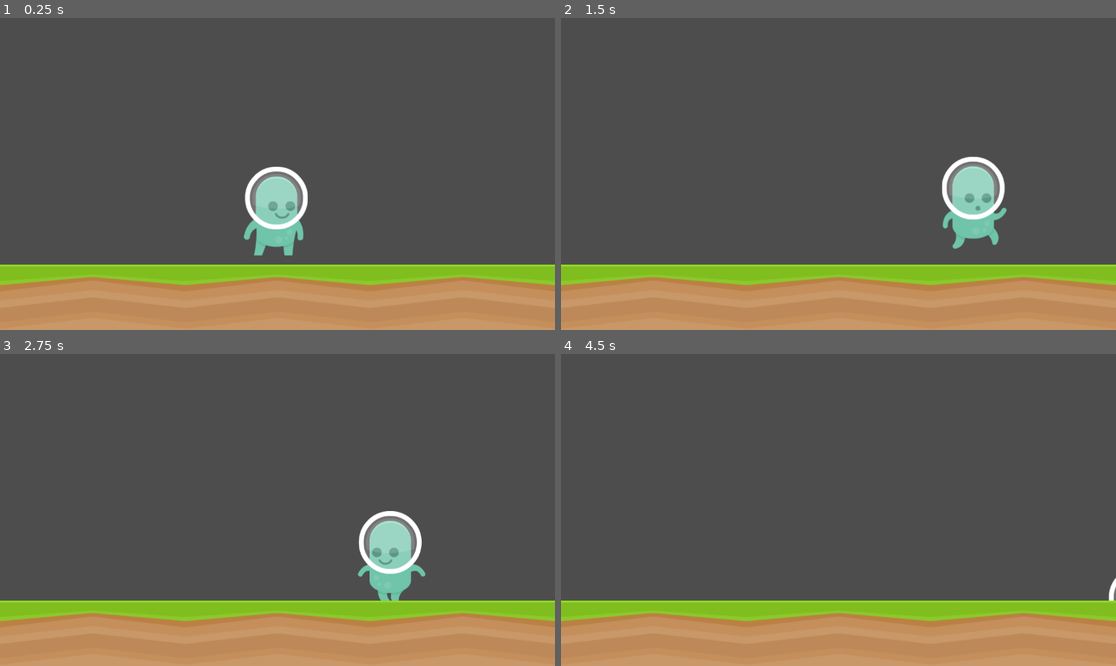
Above: before the commit, frames 1-4 (two rows, left to right).
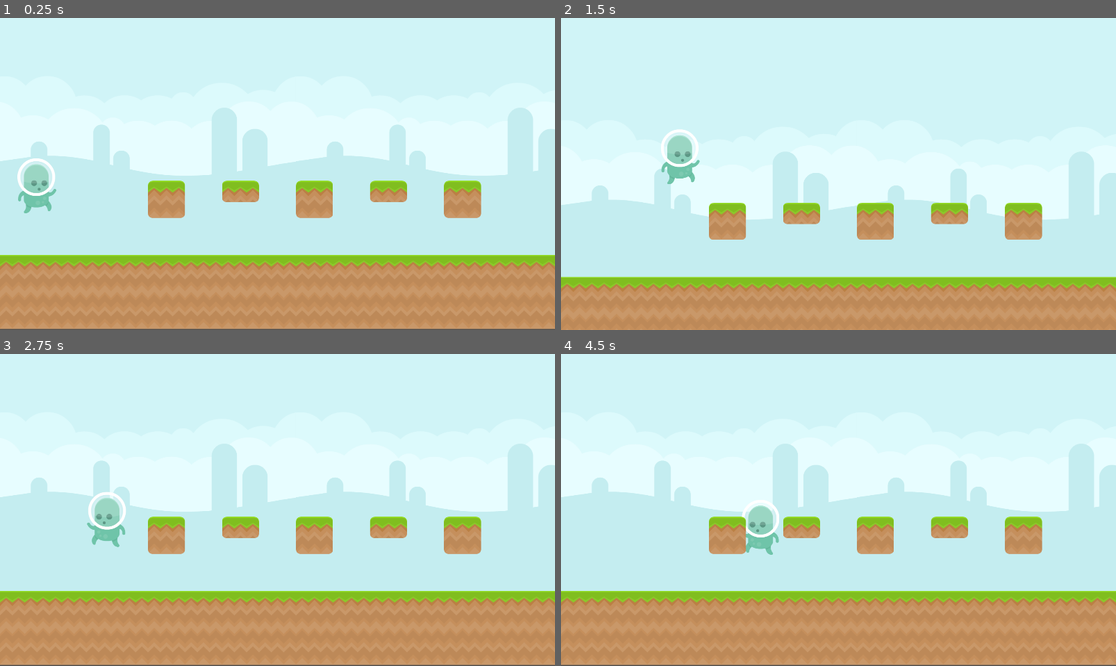
Above: after the commit, the same moments.

Repository: sammiemac/GDC-GodotWorkshop-23
Game: Godot game, scene res://Levels/demo_level.tscn
The game is run twice, just before and just after one commit, with the same random seed, the same clock (stepped at 60 frames per second) and the same inputs. The project has no main scene, so this scene is started directly.
Inputs:
- Up to frame 1 (0.25 s): no input
- Up to frame 2 (1.5 s): hold D (move_right) from 0.53 s (still down); tap Space (move_jump) at 0.77 s
- Up to frame 3 (2.75 s): tap Space (move_jump) at 1.52 s; release D (move_right) at 2.03 s; hold A (move_left) from 2.03 s (still down)
- Up to frame 4 (4.5 s): release A (move_left) at 2.78 s; hold D (move_right) 2.78-4.28 s; tap Space (move_jump) at 3.02, 3.77 s; hold A (move_left) from 4.28 s (still down)

The runs differ from the first frame. In frame 1, 85% of the frame differs, in the area x 0-100%, y 0-100%; in frame 2, 85%; in frame 3, 85%; in frame 4, 85%.

Commit message:
player script

Diff:
--- a/Assets/Player/demo_player.gd
+++ b/Assets/Player/demo_player.gd
@@ -1,14 +1,13 @@
 extends CharacterBody2D
 
-
 const SPEED = 300.0
-const JUMP_VELOCITY = -400.0
+const JUMP_VELOCITY = -800.0
 
 # Get the gravity from the project settings to be synced with RigidBody nodes.
 var gravity = ProjectSettings.get_setting("physics/2d/default_gravity")
 
+func _physics_process(delta):
 
-func _physics_process(delta):
 	# Add the gravity.
 	if not is_on_floor():
 		velocity.y += gravity * delta
@@ -25,10 +24,11 @@
 		$AnimSprite.flip_h = false
 		$AnimSprite.play("walk")
 		if direction < 0: $AnimSprite.flip_h = true
-		if not is_on_floor():
-			$AnimSprite.play("jump")
 	else:
 		velocity.x = move_toward(velocity.x, 0, SPEED)
 		$AnimSprite.play("idle")
 
+	if not is_on_floor():
+		$AnimSprite.play("jump")
+
 	move_and_slide()
--- a/Assets/Player/demo_player.tscn
+++ b/Assets/Player/demo_player.tscn
@@ -41,6 +41,7 @@
 height = 176.0
 
 [node name="DemoPlayer" type="CharacterBody2D"]
+collision_mask = 15
 script = ExtResource("1_e1ktb")
 
 [node name="AnimSprite" type="AnimatedSprite2D" parent="."]
--- a/Levels/demo_level.tscn
+++ b/Levels/demo_level.tscn
@@ -1,27 +1,136 @@
-[gd_scene load_steps=5 format=3 uid="uid://fn40ln3v2hqa"]
+[gd_scene load_steps=24 format=3 uid="uid://fn40ln3v2hqa"]
 
 [ext_resource type="PackedScene" uid="uid://cmh1nx58cj2r6" path="res://Assets/Player/demo_player.tscn" id="1_wlw7u"]
 [ext_resource type="Texture2D" uid="uid://b2bvgl18chlae" path="res://Assets/Tiles/grassMid.png" id="2_k3vao"]
+[ext_resource type="Texture2D" uid="uid://44rqdanjd0td" path="res://Assets/Tiles/grass.png" id="3_n0qs6"]
+[ext_resource type="Texture2D" uid="uid://b20irkglt74at" path="res://Assets/Tiles/grassCenter.png" id="4_wvt2x"]
+[ext_resource type="Texture2D" uid="uid://dacfc337xrh6k" path="res://Assets/Tiles/grassCenter_round.png" id="5_pcp25"]
+[ext_resource type="Texture2D" uid="uid://c0b3nlx46fkxq" path="res://Assets/Tiles/grassHalf.png" id="6_kdl6c"]
+[ext_resource type="Texture2D" uid="uid://caqp3vdfaiu5v" path="res://Assets/Tiles/grassHalf_left.png" id="7_d36vk"]
+[ext_resource type="Texture2D" uid="uid://d4mwraagujyi5" path="res://Assets/Tiles/grassHalf_mid.png" id="8_b8wkf"]
+[ext_resource type="Texture2D" uid="uid://c2isahq1ll7l8" path="res://Assets/Tiles/grassHalf_right.png" id="9_gph37"]
+[ext_resource type="Texture2D" uid="uid://chafwfqks34qj" path="res://Assets/Tiles/grassLeft.png" id="10_06ahg"]
+[ext_resource type="Texture2D" uid="uid://c33dk0nk808am" path="res://Assets/Tiles/grassRight.png" id="11_mnujn"]
+[ext_resource type="Texture2D" uid="uid://b7cdhxlns1v22" path="res://Assets/Background/blue_grass.png" id="12_6j45s"]
 
-[sub_resource type="PhysicsMaterial" id="PhysicsMaterial_fx5s0"]
+[sub_resource type="TileSetAtlasSource" id="TileSetAtlasSource_ai5ge"]
+texture = ExtResource("3_n0qs6")
+texture_region_size = Vector2i(128, 128)
+0:0/0 = 0
+0:0/0/physics_layer_0/linear_velocity = Vector2(0, 0)
+0:0/0/physics_layer_0/angular_velocity = 0.0
+0:0/0/physics_layer_0/polygon_0/points = PackedVector2Array(-64, -64, 64, -64, 64, 64, -64, 64)
 
-[sub_resource type="RectangleShape2D" id="RectangleShape2D_0oap0"]
-size = Vector2(1152, 136)
+[sub_resource type="TileSetAtlasSource" id="TileSetAtlasSource_0ios5"]
+texture = ExtResource("4_wvt2x")
+texture_region_size = Vector2i(128, 128)
+0:0/0 = 0
+0:0/0/physics_layer_0/linear_velocity = Vector2(0, 0)
+0:0/0/physics_layer_0/angular_velocity = 0.0
+0:0/0/physics_layer_0/polygon_0/points = PackedVector2Array(-64, -64, 64, -64, 64, 64, -64, 64)
+
+[sub_resource type="TileSetAtlasSource" id="TileSetAtlasSource_52uif"]
+texture = ExtResource("5_pcp25")
+texture_region_size = Vector2i(128, 128)
+0:0/0 = 0
+0:0/0/physics_layer_0/linear_velocity = Vector2(0, 0)
+0:0/0/physics_layer_0/angular_velocity = 0.0
+0:0/0/physics_layer_0/polygon_0/points = PackedVector2Array(-64, -64, 64, -64, 64, 64, -64, 64)
+
+[sub_resource type="TileSetAtlasSource" id="TileSetAtlasSource_qfbty"]
+texture = ExtResource("6_kdl6c")
+texture_region_size = Vector2i(128, 128)
+0:0/0 = 0
+0:0/0/physics_layer_0/linear_velocity = Vector2(0, 0)
+0:0/0/physics_layer_0/angular_velocity = 0.0
+0:0/0/physics_layer_0/polygon_0/points = PackedVector2Array(-64, -64, 64, -64, 64, 9, -64, 8)
+
+[sub_resource type="TileSetAtlasSource" id="TileSetAtlasSource_s6k7o"]
+texture = ExtResource("7_d36vk")
+texture_region_size = Vector2i(128, 128)
+0:0/0 = 0
+0:0/0/physics_layer_0/linear_velocity = Vector2(0, 0)
+0:0/0/physics_layer_0/angular_velocity = 0.0
+0:0/0/physics_layer_0/polygon_0/points = PackedVector2Array(-64, -64, 64, -64, 64, 9, -64, 8)
+
+[sub_resource type="TileSetAtlasSource" id="TileSetAtlasSource_gn5wi"]
+texture = ExtResource("8_b8wkf")
+texture_region_size = Vector2i(128, 128)
+0:0/0 = 0
+0:0/0/physics_layer_0/linear_velocity = Vector2(0, 0)
+0:0/0/physics_layer_0/angular_velocity = 0.0
+0:0/0/physics_layer_0/polygon_0/points = PackedVector2Array(-64, -64, 64, -64, 64, 8, -64, 9)
+
+[sub_resource type="TileSetAtlasSource" id="TileSetAtlasSource_4pwpv"]
+texture = ExtResource("9_gph37")
+texture_region_size = Vector2i(128, 128)
+0:0/0 = 0
+0:0/0/physics_layer_0/linear_velocity = Vector2(0, 0)
+0:0/0/physics_layer_0/angular_velocity = 0.0
+0:0/0/physics_layer_0/polygon_0/points = PackedVector2Array(-64, -64, 64, -64, 64, 9, -64, 9)
+
+[sub_resource type="TileSetAtlasSource" id="TileSetAtlasSource_d6ykt"]
+texture = ExtResource("10_06ahg")
+texture_region_size = Vector2i(128, 128)
+0:0/0 = 0
+0:0/0/physics_layer_0/linear_velocity = Vector2(0, 0)
+0:0/0/physics_layer_0/angular_velocity = 0.0
+0:0/0/physics_layer_0/polygon_0/points = PackedVector2Array(-64, -64, 64, -64, 64, 9, -64, 9)
+
+[sub_resource type="TileSetAtlasSource" id="TileSetAtlasSource_c5j54"]
+texture = ExtResource("2_k3vao")
+texture_region_size = Vector2i(128, 128)
+0:0/0 = 0
+0:0/0/physics_layer_0/linear_velocity = Vector2(0, 0)
+0:0/0/physics_layer_0/angular_velocity = 0.0
+0:0/0/physics_layer_0/polygon_0/points = PackedVector2Array(-64, -64, 64, -64, 64, 64, -64, 64)
+
+[sub_resource type="TileSetAtlasSource" id="TileSetAtlasSource_damlc"]
+texture = ExtResource("11_mnujn")
+texture_region_size = Vector2i(128, 128)
+0:0/0 = 0
+0:0/0/physics_layer_0/linear_velocity = Vector2(0, 0)
+0:0/0/physics_layer_0/angular_velocity = 0.0
+0:0/0/physics_layer_0/polygon_0/points = PackedVector2Array(-64, -64, 64, -64, 64, 64, -64, 64)
+
+[sub_resource type="TileSet" id="TileSet_bkr40"]
+tile_size = Vector2i(128, 128)
+physics_layer_0/collision_layer = 2
+physics_layer_0/collision_mask = 5
+sources/10 = SubResource("TileSetAtlasSource_ai5ge")
+sources/11 = SubResource("TileSetAtlasSource_0ios5")
+sources/12 = SubResource("TileSetAtlasSource_52uif")
+sources/13 = SubResource("TileSetAtlasSource_qfbty")
+sources/14 = SubResource("TileSetAtlasSource_s6k7o")
+sources/15 = SubResource("TileSetAtlasSource_gn5wi")
+sources/16 = SubResource("TileSetAtlasSource_4pwpv")
+sources/17 = SubResource("TileSetAtlasSource_d6ykt")
+sources/18 = SubResource("TileSetAtlasSource_c5j54")
+sources/19 = SubResource("TileSetAtlasSource_damlc")
 
 [node name="DemoLevel" type="Node2D"]
 
+[node name="ParallaxBackground" type="ParallaxBackground" parent="."]
+follow_viewport_enabled = true
+
+[node name="ParallaxLayer" type="ParallaxLayer" parent="ParallaxBackground"]
+
+[node name="TextureRect" type="TextureRect" parent="ParallaxBackground/ParallaxLayer"]
+offset_right = 1920.0
+offset_bottom = 1152.0
+texture = ExtResource("12_6j45s")
+stretch_mode = 1
+
 [node name="DemoPlayer" parent="." instance=ExtResource("1_wlw7u")]
-position = Vector2(573, 368)
+position = Vector2(128, 624)
 
-[node name="StaticBody2D" type="StaticBody2D" parent="."]
-physics_material_override = SubResource("PhysicsMaterial_fx5s0")
+[node name="Camera2D" type="Camera2D" parent="DemoPlayer"]
+limit_left = 0
+limit_top = 0
+limit_bottom = 1156
 
-[node name="CollisionShape2D" type="CollisionShape2D" parent="StaticBody2D"]
-position = Vector2(576, 580)
-shape = SubResource("RectangleShape2D_0oap0")
-
-[node name="Sprite2D" type="Sprite2D" parent="StaticBody2D"]
-position = Vector2(576, 580)
-scale = Vector2(9, 1.0625)
-texture = ExtResource("2_k3vao")
-metadata/_edit_lock_ = true
+[node name="TileMap" type="TileMap" parent="."]
+tile_set = SubResource("TileSet_bkr40")
+cell_quadrant_size = 128
+format = 2
+layer_0/tile_data = PackedInt32Array(524299, 11, 0, 524298, 11, 0, 524297, 11, 0, 524296, 11, 0, 524295, 11, 0, 524294, 11, 0, 524293, 11, 0, 524292, 11, 0, 524291, 11, 0, 524290, 11, 0, 524289, 11, 0, 524288, 11, 0, 524300, 11, 0, 524301, 11, 0, 524302, 11, 0, 458753, 18, 0, 458752, 18, 0, 458754, 18, 0, 458755, 18, 0, 458756, 18, 0, 458757, 18, 0, 458758, 18, 0, 458759, 18, 0, 458766, 18, 0, 458765, 18, 0, 458764, 18, 0, 458763, 18, 0, 458762, 18, 0, 458761, 18, 0, 458760, 18, 0, 327684, 10, 0, 327686, 13, 0, 327688, 10, 0, 327690, 13, 0, 327692, 10, 0)
--- a/project.godot
+++ b/project.godot
@@ -13,6 +13,11 @@
 config/name="GDC-GodotWorkshop-23"
 config/features=PackedStringArray("4.0", "Forward Plus")
 config/icon="res://icon.svg"
+
+[display]
+
+window/size/viewport_width=1920
+window/size/viewport_height=1080
 
 [input]
 
@@ -31,3 +36,10 @@
 "events": [Object(InputEventKey,"resource_local_to_scene":false,"resource_name":"","device":-1,"window_id":0,"alt_pressed":false,"shift_pressed":false,"ctrl_pressed":false,"meta_pressed":false,"pressed":false,"keycode":0,"physical_keycode":32,"key_label":0,"unicode":32,"echo":false,"script":null)
 ]
 }
+
+[layer_names]
+
+2d_physics/layer_1="player"
+2d_physics/layer_2="world"
+2d_physics/layer_3="enemy"
+2d_physics/layer_4="coin"
